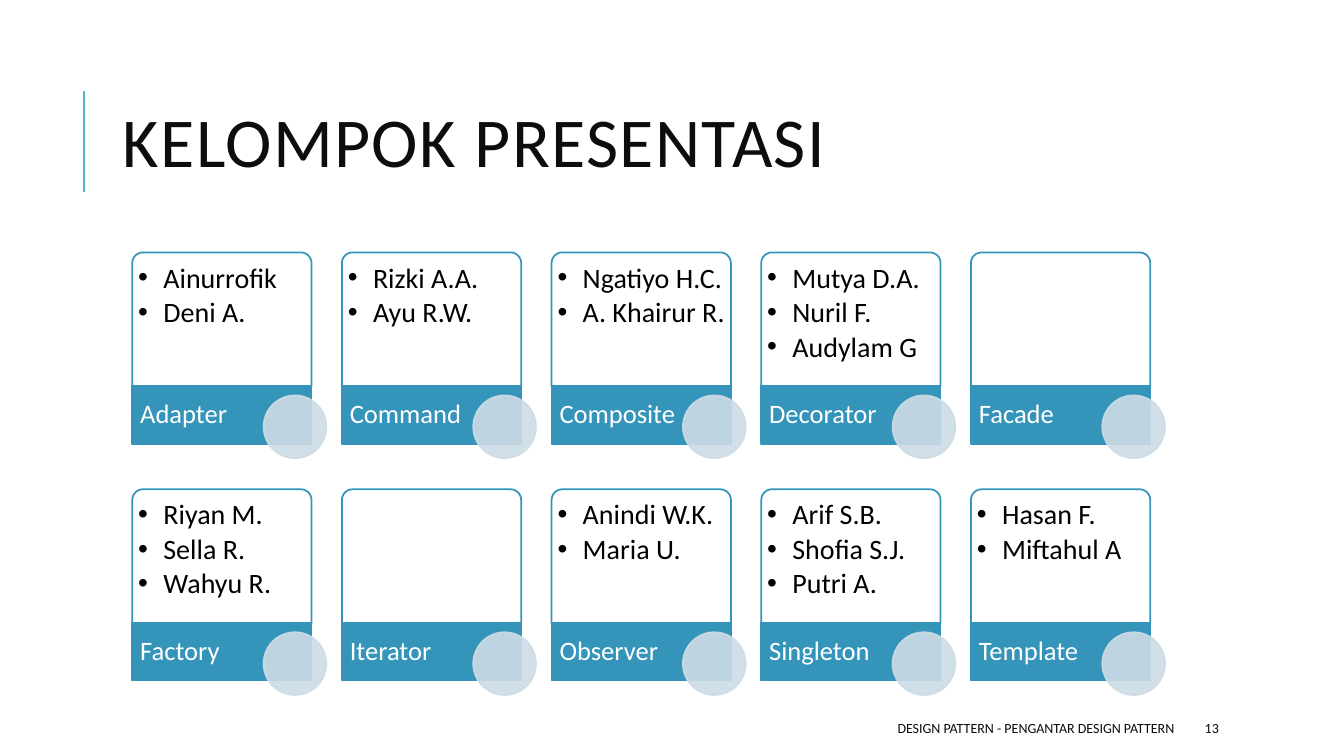
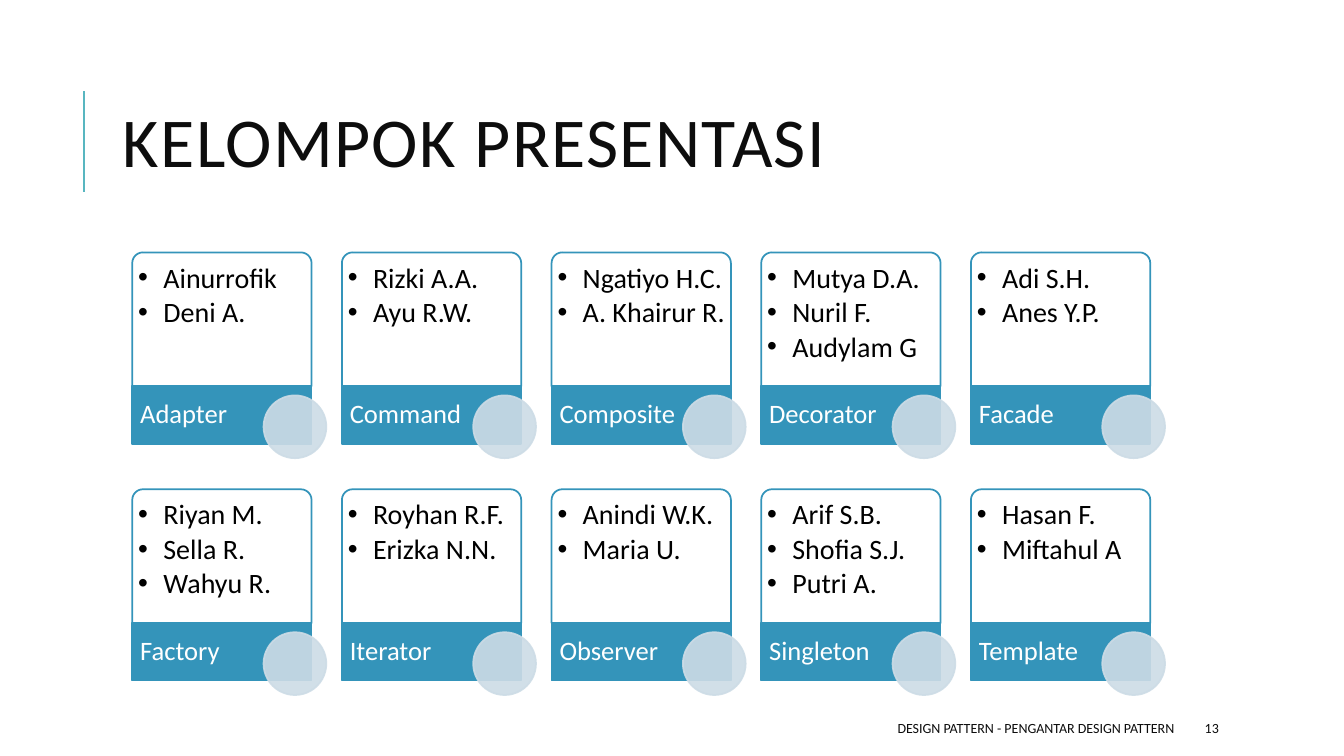
Before and after one commit to ksatria/MK-Design-Pattern, a slide deck: slide 13 of PPT/Design Pattern 1 - Pengantar Design Pattern.pptx. Drawn at 1344x756 pixels with LibreOffice and Linux fonts; fonts in the diff are those of the drawing. Boxes give left, top, right and bottom in pixels: in the first picture for what was removed or moved away, otherwise in the second. Text is boxed around its words. In the diff, an @@ line names an element or a change of style, - is before the commit and + after.

```diff
--- a/PPT/Design Pattern 1 - Pengantar Design Pattern.pptx
+++ b/PPT/Design Pattern 1 - Pengantar Design Pattern.pptx
@@ text added at box(1002, 268, 1099, 323), 20 pt, text #000000 @@
+  •• Adi S.H.
+  •• Anes Y.P.
@@ text added at box(373, 504, 504, 560), 20 pt, text #000000 @@
+  •• Royhan R.F.
+  •• Erizka N.N.
```
Also in this commit, not shown: 1 other slide changed, 1 other file.
